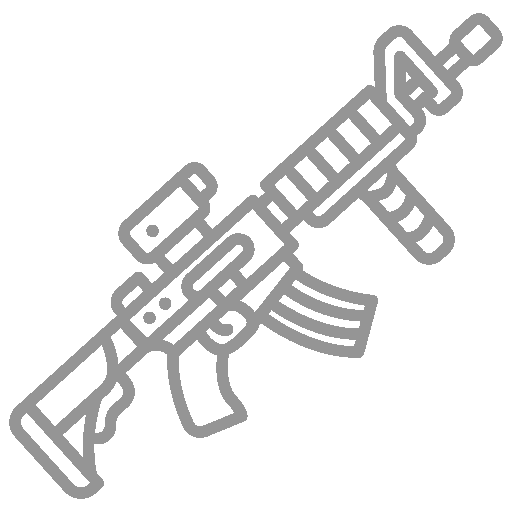
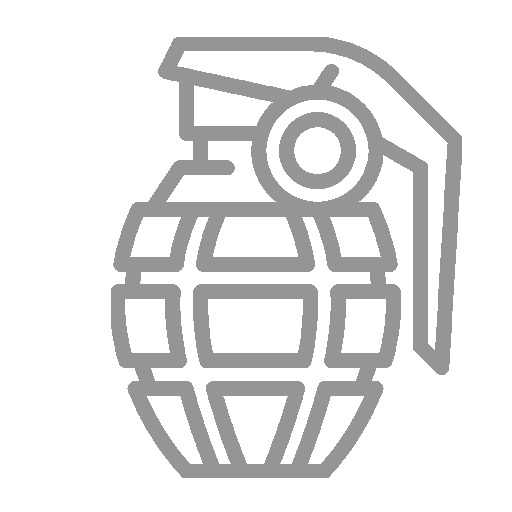
Comparing the layer stacks of the two 512 × 512 images. Changes:
hid "Layer 5" over (9, 13, 503, 499)
added layer "Layer 7" above "grenade" over (111, 37, 462, 478)
hid "Layer 6" over (143, 225, 171, 324)
hid "assault-rifle" over (9, 13, 503, 499)